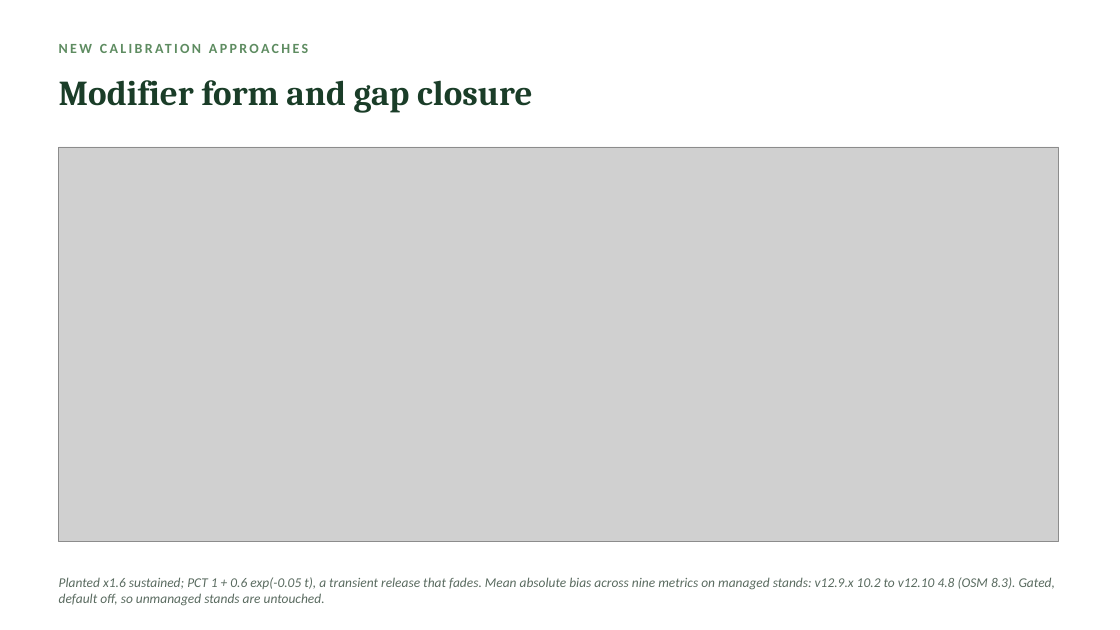
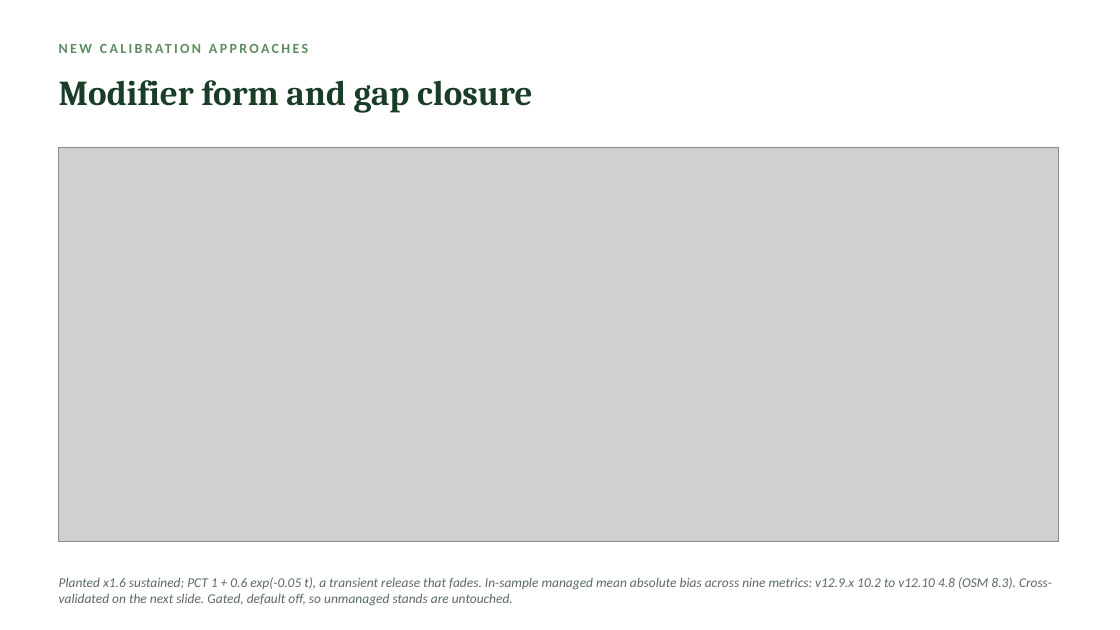
Before and after one commit to holoros/fvs-acd, a slide deck: slide 11 of FVS-ACD_Hennigar_Aug2026.pptx. Drawn at 1120x630 pixels with LibreOffice and Linux fonts; fonts in the diff are those of the drawing; grey boxes stand for pictures. Boxes give left, top, right and bottom in pixels: in the first picture for what was removed or moved away, otherwise in the second. Text is boxed around its words. In the diff, an @@ line names an element or a change of style, - is before the commit and + after.

```diff
--- a/FVS-ACD_Hennigar_Aug2026.pptx
+++ b/FVS-ACD_Hennigar_Aug2026.pptx
@@ text at [59,577,1052,606]: text changed @@
-Planted x1.6 sustained; PCT 1 + 0.6 exp(-0.05 t), a transient release that fades. Mean absolute bias across nine metrics on managed stands: v12.9.x 10.2 to v12.10 4.8 (OSM 8.3). Gated, default off, so unmanaged stands are untouched.
+Planted x1.6 sustained; PCT 1 + 0.6 exp(-0.05 t), a transient release that fades. In-sample managed mean absolute bias across nine metrics: v12.9.x 10.2 to v12.10 4.8 (OSM 8.3). Cross-validated on the next slide. Gated, default off, so unmanaged stands are untouched.
```
Also in this commit, not shown: 3 other slides changed, 2 slides added, 9 other files.
